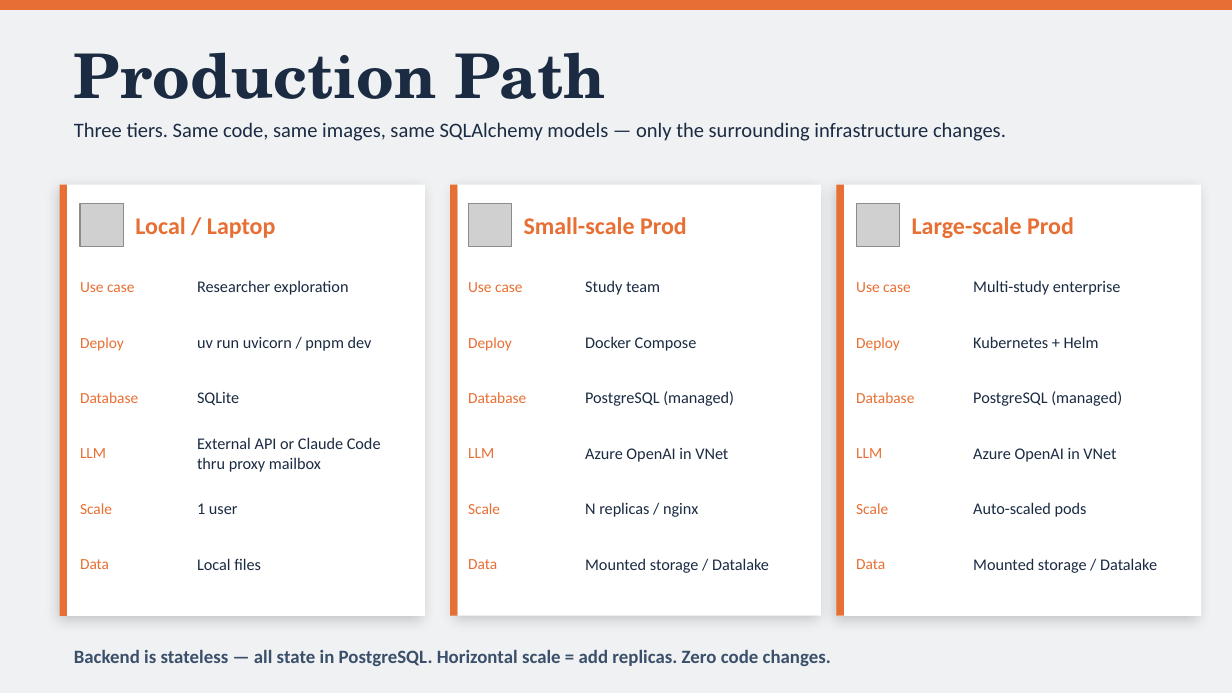
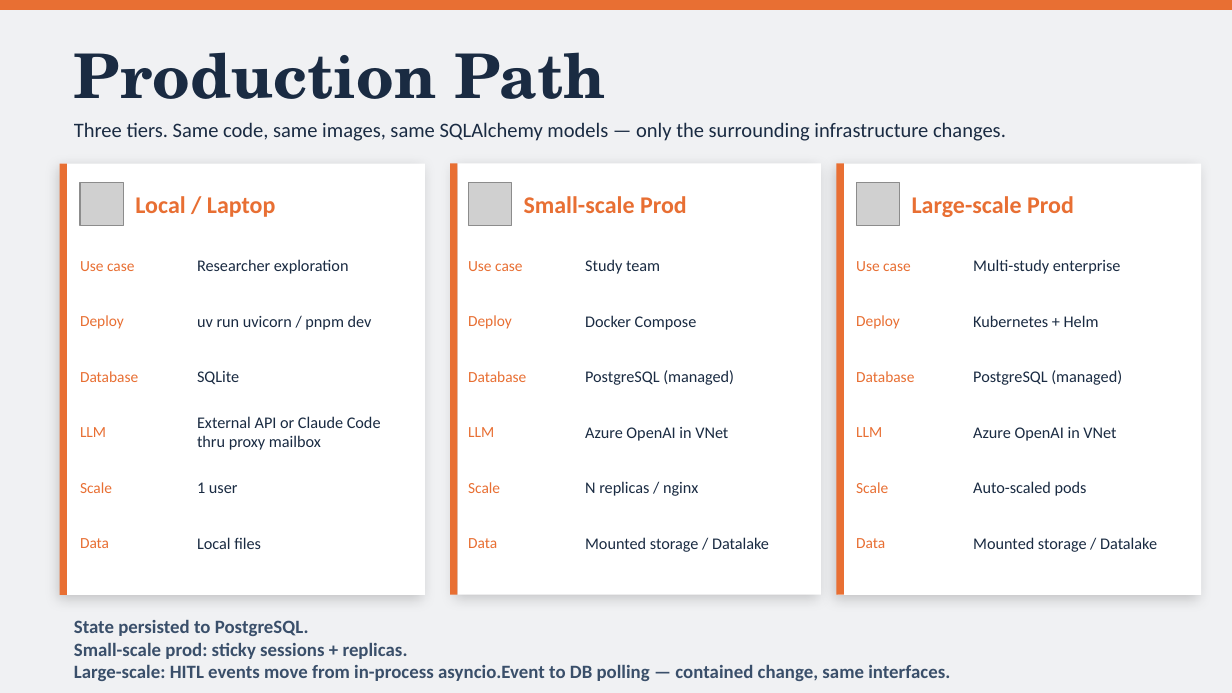
Before and after one commit to matt-grain/pharma-derive, a slide deck: slide 18 of presentation/CDDE_Presentation.pptx. Drawn at 1232x693 pixels with LibreOffice and Linux fonts; fonts in the diff are those of the drawing; grey boxes stand for pictures. Boxes give left, top, right and bottom in pixels: in the first picture for what was removed or moved away, otherwise in the second. Text is boxed around its words. In the diff, an @@ line names an element or a change of style, - is before the commit and + after.

```diff
--- a/presentation/CDDE_Presentation.pptx
+++ b/presentation/CDDE_Presentation.pptx
@@ 39 texts, 6 rectangles, 3 pictures: place and size @@
-39 texts, 6 rectangles, 3 pictures at (59,185,1201,616)
+39 texts, 6 rectangles, 3 pictures at (59,164,1201,595)
@@ text at (74,620,950,681): text changed @@
-Backend is stateless — all state in PostgreSQL. Horizontal scale = add replicas. Zero code changes.
+State persisted to PostgreSQL.
+Small-scale prod: sticky sessions + replicas.
+Large-scale: HITL events move from in-process asyncio.Event to DB polling — contained change, same interfaces.
```
Also in this commit, not shown: 1 other slide changed, 1 other file.
